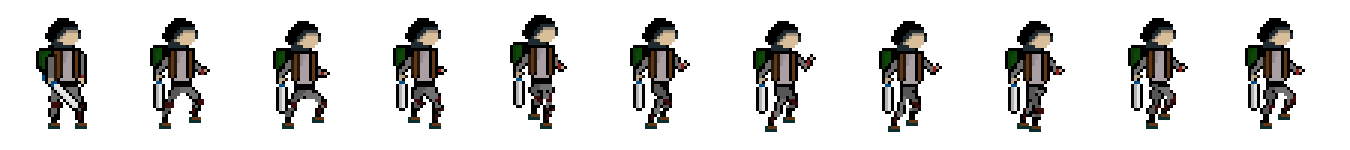
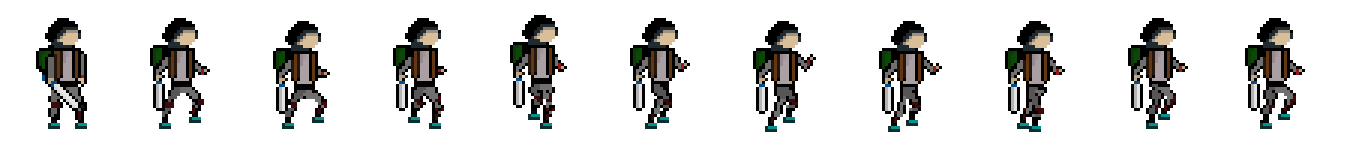
Layer changes from the first 1350 × 150 image to the second:
renamed "Слой 3" to "Слой 1", painted on it over (51, 114, 1290, 129)
